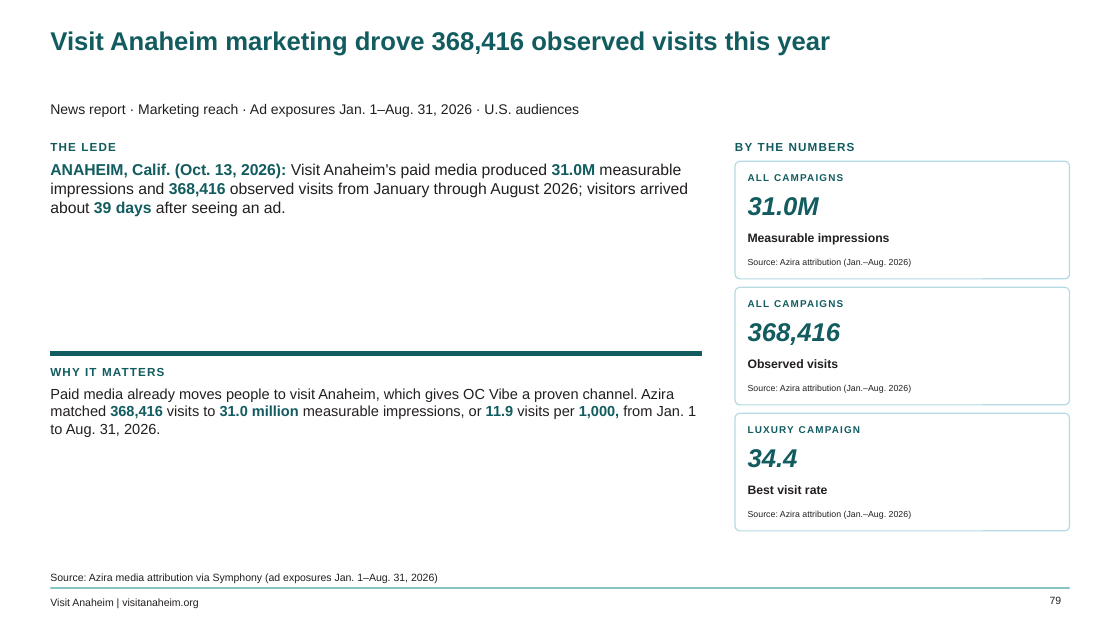
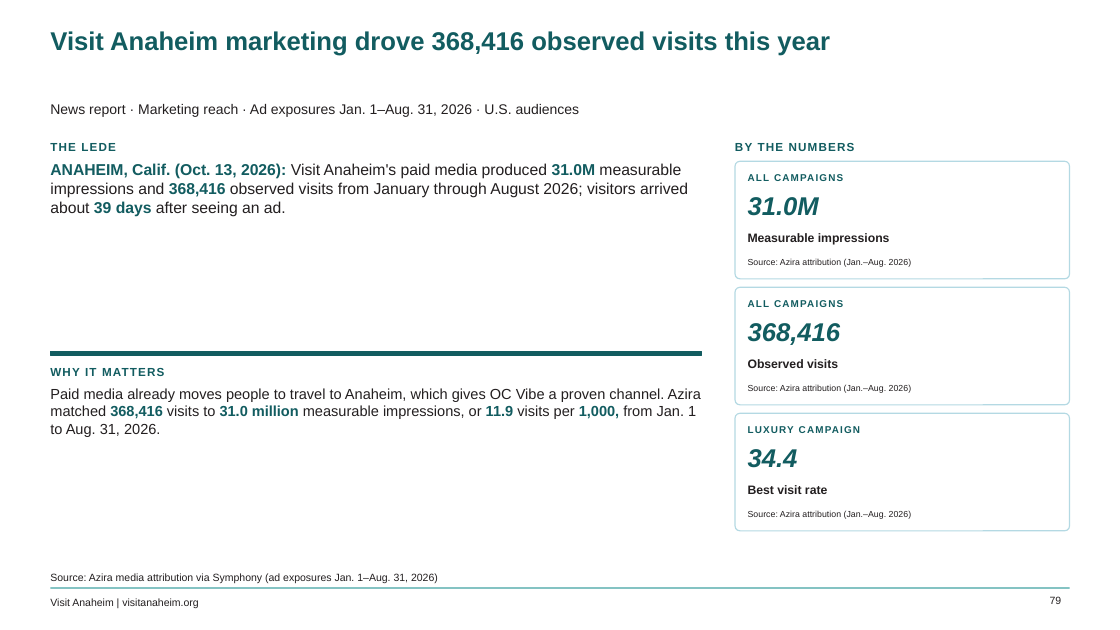
Before and after one commit to bi-visitanaheim/oc-vibe-insights, a slide deck: slide 79 of pipeline/OC_Vibe_Insights.pptx. Drawn at 1120x630 pixels with LibreOffice and Linux fonts; fonts in the diff are those of the drawing; background and template pictures are left out. Boxes give left, top, right and bottom in pixels: in the first picture for what was removed or moved away, otherwise in the second. Text is boxed around its words. In the diff, an @@ line names an element or a change of style, - is before the commit and + after.

```diff
--- a/pipeline/OC_Vibe_Insights.pptx
+++ b/pipeline/OC_Vibe_Insights.pptx
@@ text at bbox=[50, 388, 701, 437]: text changed @@
-Paid media already moves people to visit Anaheim, which gives OC Vibe a proven channel. Azira matched 368,416 visits to 31.0 million measurable impressions, or 11.9 visits per 1,000, from Jan. 1 to Aug. 31, 2026.
+Paid media already moves people to travel to Anaheim, which gives OC Vibe a proven channel. Azira matched 368,416 visits to 31.0 million measurable impressions, or 11.9 visits per 1,000, from Jan. 1 to Aug. 31, 2026.
```
Also in this commit, not shown: 23 other files.
